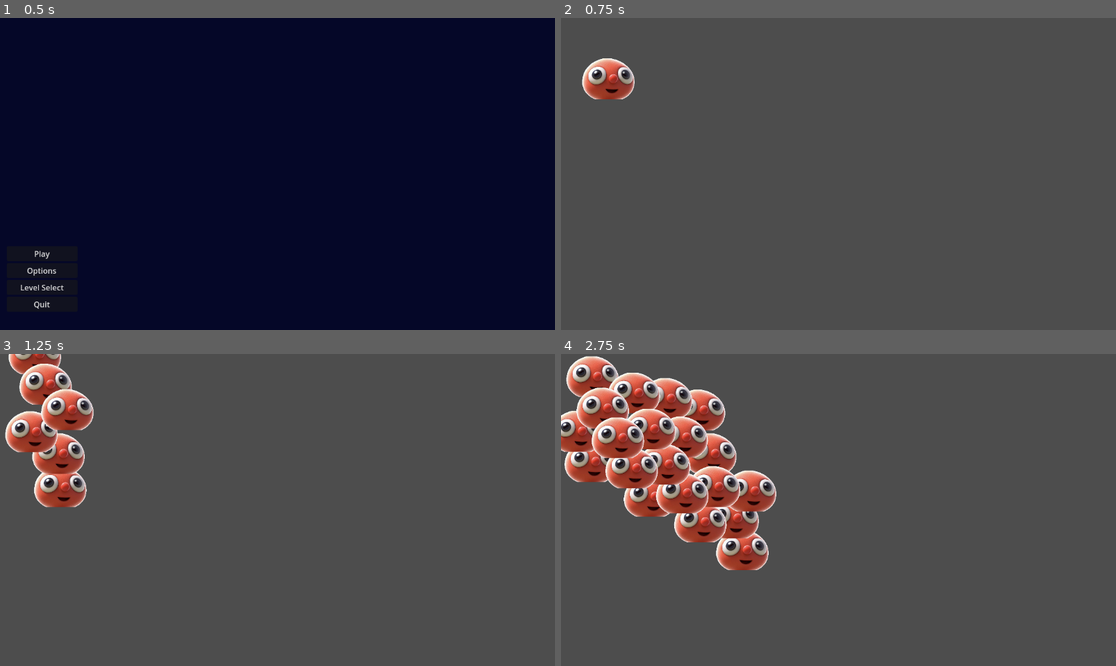
Above: before the commit, frames 1-4 (two rows, left to right).
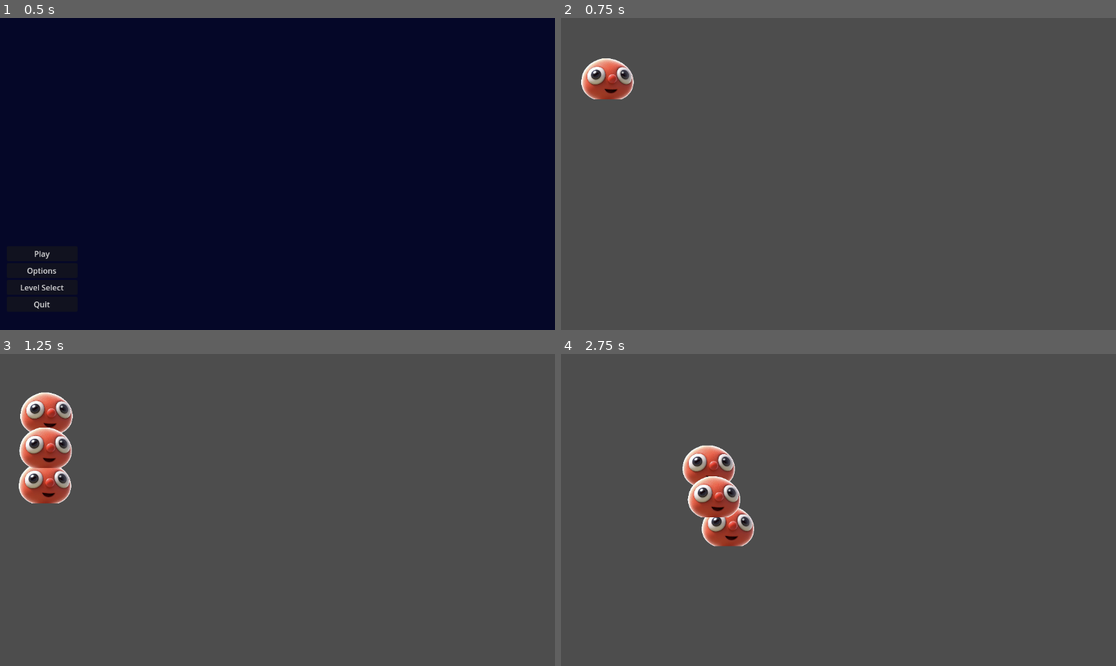
Above: after the commit, the same moments.

Repository: Joseph-Cloud/LittleGuysTheVisualExperience
Game: Godot game, scene res://Menu/Scenes/Main_menu.tscn
Two runs of this game, one before a commit and one after it. Both use one fixed random seed, a clock stepped at 60 frames per second and the inputs below.
Inputs (mouse positions are in pixels of both pictures, inside the frame that each line leads up to):
- Up to frame 1 (0.5 s): no input
- Up to frame 2 (0.75 s): click "Play" at 0.5 s
- Up to frame 3 (1.25 s): no input
- Up to frame 4 (2.75 s): move the mouse to (960, 494) at 1.27 s; right-click (960, 494) at 1.35 s; move the mouse to (727, 525) at 2.02 s; right-click (727, 525) at 2.1 s

Frame 1 is identical in both runs. In frame 2, 0.3% of the frame differs, in the area x 3-14%, y 12-27%; in frame 3, 5.1%; in frame 4, 14%, in the area x 0-39%, y 0-70%.

Commit message:
Little guys can be thrown but I need an SM

Diff:
--- a/LittleGuys/little_guy.tscn
+++ b/LittleGuys/little_guy.tscn
@@ -6,17 +6,15 @@
 [sub_resource type="CircleShape2D" id="CircleShape2D_ow05s"]
 radius = 33.0
 
-[node name="LittleGuy" type="Node2D"]
-
-[node name="CharacterBody2D" type="CharacterBody2D" parent="."]
+[node name="LittleGuy" type="CharacterBody2D"]
 motion_mode = 1
 script = ExtResource("1_5kbmd")
 
-[node name="CollisionShape2D" type="CollisionShape2D" parent="CharacterBody2D"]
+[node name="CollisionShape2D" type="CollisionShape2D" parent="."]
 position = Vector2(0, 0.5)
 shape = SubResource("CircleShape2D_ow05s")
 
-[node name="Sprite2D" type="Sprite2D" parent="CharacterBody2D"]
+[node name="Sprite2D" type="Sprite2D" parent="."]
 position = Vector2(-1, 0.5)
 scale = Vector2(0.25, 0.25)
 texture = ExtResource("2_ogoun")
--- a/Scripts/LittleGuys/little_guy.gd
+++ b/Scripts/LittleGuys/little_guy.gd
@@ -5,11 +5,14 @@
 extends CharacterBody2D
 
 @export var speed = 200
+@export var THROW_SPEED_MULTIPLIER = 5
+
+# Note (stejeda): It might be worth turning this into a state machine
 var paused: bool
+var throw_target: Vector2
 
-func _throw(delta):
-	print("I am being thrown")
-	pass
+func throw(pos: Vector2):
+	throw_target = pos
 
 func toggle_pause() -> bool:
 	paused = !paused
@@ -17,12 +20,17 @@
 
 func _ready():
 	paused = false
+	throw_target = Vector2.ZERO
 
 func _physics_process(delta):
-	if paused:
+	var scalar = 1
+	if paused and throw_target == Vector2.ZERO:
 		velocity = Vector2.ZERO
 		return
 
-	var mouse_position = get_viewport().get_mouse_position()
-	velocity = ( mouse_position - position ).normalized() * speed
+	if throw_target != Vector2.ZERO:
+		velocity = ( throw_target - position ).normalized() * speed * THROW_SPEED_MULTIPLIER
+	else:
+		var mouse_position = get_viewport().get_mouse_position()
+		velocity = ( mouse_position - position ).normalized() * speed * scalar
 	move_and_slide()
--- a/Scripts/LittleGuys/little_guy_handler.gd
+++ b/Scripts/LittleGuys/little_guy_handler.gd
@@ -7,9 +7,12 @@
 
 # Note(stejeda): This may or may not work
 signal kill_guy_by_id(little_guy_id)
+signal pause_toggled
 
 @onready var little_guy_scene = preload("res://LittleGuys/little_guy.tscn")
-var INITIAL_GUYS = 20
+
+
+var INITIAL_GUYS = 3
 	# Note(stejeda): We need this assignment or the timer function will explode I think
 var little_guys: Array[Node] = []
 
@@ -23,19 +26,28 @@
 
 	_check_for_inputs()
 
-func _check_for_inputs():
-	if Input.is_action_just_pressed("pause_guys"):
-		pause_guys()
-
 func _check_for_debug_inputs():
-	if Input.is_action_pressed("debug_add_little_guy"):
+	if Input.is_action_just_pressed("debug_add_little_guy"):
 		add_guys_to_scene(get_parent(), 1)
 	elif Input.is_action_just_pressed("debug_kill_little_guy"):
 		remove_most_recent_guy_from_scene()
 
+func _check_for_inputs():
+	if Input.is_action_just_pressed("pause_guys"):
+		pause_guys()
+	if Input.is_action_just_pressed("throw_guys") and is_paused():
+		throw_guys()
+
+func is_paused():
+	return len(little_guys) > 0 and little_guys[0].paused
+
+func throw_guys():
+	little_guys[-1].throw(get_viewport().get_mouse_position())
+
+
 func pause_guys():
 	for little_guy in little_guys:
-		print(little_guy.get_child(0).name)
+		little_guy.toggle_pause()
 
 func remove_most_recent_guy_from_scene():
 	var guy_to_remove: Node = little_guys[-1]
@@ -47,6 +59,9 @@
 func remove_guy_by_id(idx: int):
 	var parent: Node = get_parent()
 	parent.remove_child(parent.get_child(idx))
+
+func _on_been_thrown():
+	print("I am confused")
 
 func add_guys_to_scene(node: Node, num_guys=0):
 	for x in range(num_guys):
--- a/project.godot
+++ b/project.godot
@@ -41,3 +41,13 @@
 "events": [Object(InputEventKey,"resource_local_to_scene":false,"resource_name":"","device":-1,"window_id":0,"alt_press …(182 unchanged characters)…
 ]
 }
+pause_guys={
+"deadzone": 0.5,
+"events": [Object(InputEventKey,"resource_local_to_scene":false,"resource_name":"","device":-1,"window_id":0,"alt_pressed":false,"shift_pressed":false,"ctrl_pressed":false,"meta_pressed":false,"pressed":false,"keycode":0,"physical_keycode":32,"key_label":0,"unicode":32,"echo":false,"script":null)
+]
+}
+throw_guys={
+"deadzone": 0.5,
+"events": [Object(InputEventMouseButton,"resource_local_to_scene":false,"resource_name":"","device":-1,"window_id":0,"alt_pressed":false,"shift_pressed":false,"ctrl_pressed":false,"meta_pressed":false,"button_mask":2,"position":Vector2(240, 30),"global_position":Vector2(248, 114),"factor":1.0,"button_index":2,"canceled":false,"pressed":true,"double_click":false,"script":null)
+]
+}
